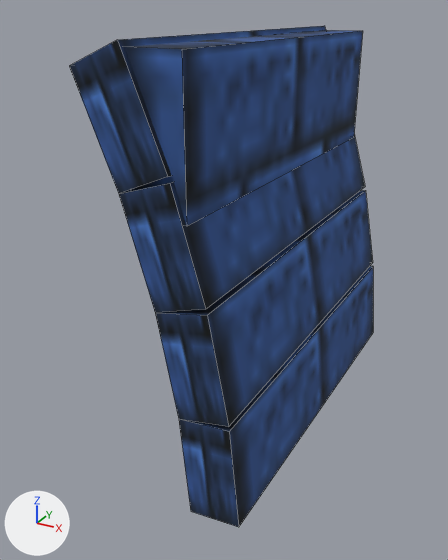
Before and after pictures for a commit that changed the OBJ model src/main/resources/assets/babylonmod/models/block/arches/lapis_five_arch_bottom.obj.
Rendered twice from a 50 mm camera at (1.597, -1.939, 1.064) aimed at (0.86, -0.599, 0.394). Arrows for +X, +Y and +Z are at lower left; the lights stay in place. Mesh edges are drawn as thin lines. Where no turn or scale is listed for an object, it has been applied to the vertices. Vertices at the same position are counted once.
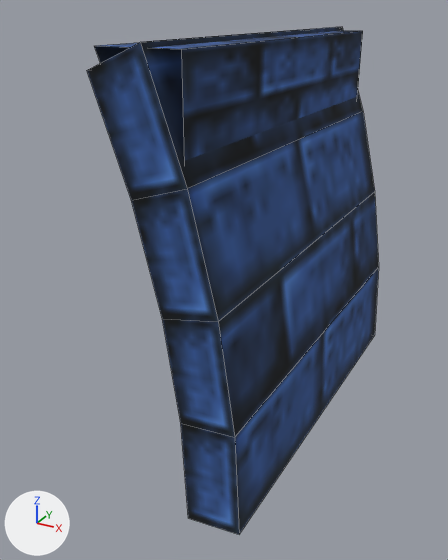
Commit message: fixed lapis five arch

Where the change shows, as pixel boxes [x1, y1, x2, y2] in the pictures (448 x 560 px):
'cube', reshaped
    before: [69, 26, 373, 527]
    after: [87, 27, 379, 534]
part 1 of me_cube, rebuilt (26% taller)
    before: [69, 26, 373, 427]
    after: [87, 27, 379, 534]
part 2 of me_cube, deleted (blue)
    before: [179, 266, 373, 527]
part 3 of me_cube, cut back
    before: [125, 30, 363, 226]
    after: [94, 31, 363, 160]

What the commit changed:
me_cube is used by ob_cube; location (0.0, 0.0, 0.0).
me_cube had 36 vertices, 30 faces and spanned x 0.76..1.124, y -1.013..0.013, z 0.0..1.012.
me_cube now has 26 vertices, 20 faces and spans x 0.807..1.129, y -1.02..0.02, z -0.016..1.01.
me_cube part 1: the loose piece of 20 vertices spanning x 0.76..1.098, y -1.012..0.013, z 0.249..1.012 is rebuilt with 20 vertices and now spans x 0.807..1.129, y -1.02..0.02, z -0.016..1.01, in mat_m_05d519db_892e_9f81_4888_f719dcdd6fda (picture img_lapis_brick_match_sandstone).
me_cube part 2: the loose piece of 8 vertices spanning x 0.976..1.124, y -1.013..0.013, z 0.0..0.261 is deleted.
Part 3, on me_cube:
6 vertices are removed from x 0.875..1.0, y -1.0..0.0, z 0.688..1.0.
6 faces are deleted.
4 vertices are added at (1.0, -1.0, 0.5), (0.812, -1.0, 1.0), (1.0, 0.0, 0.5), (0.812, 0.0, 1.0).
3 new faces join them.
me_cube no longer uses material mat_m_251fc1b2_c543_6222_6a73_773ba2d4a2b8 (picture img_lapis_brick_match_sandstone).
